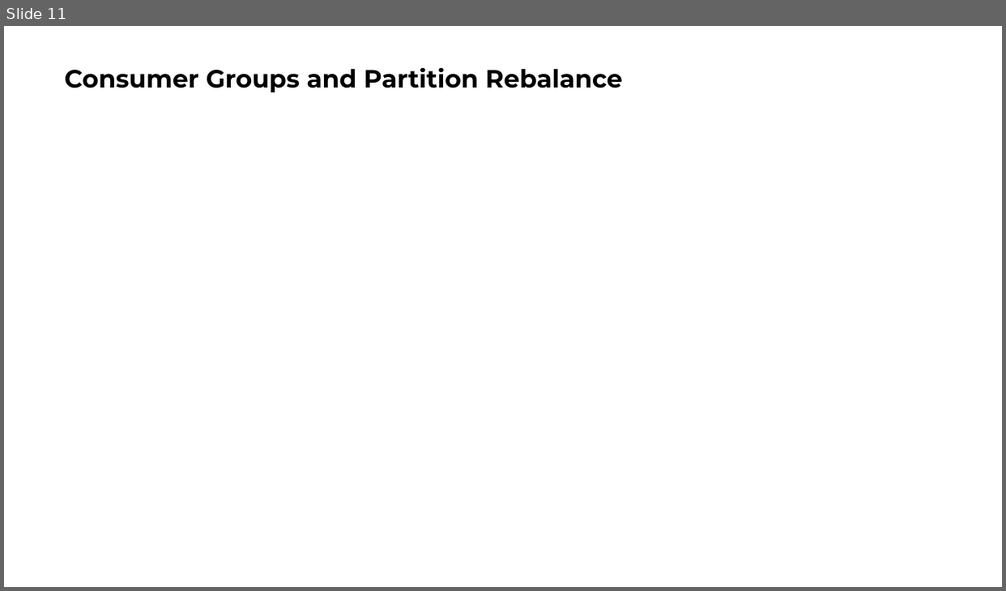
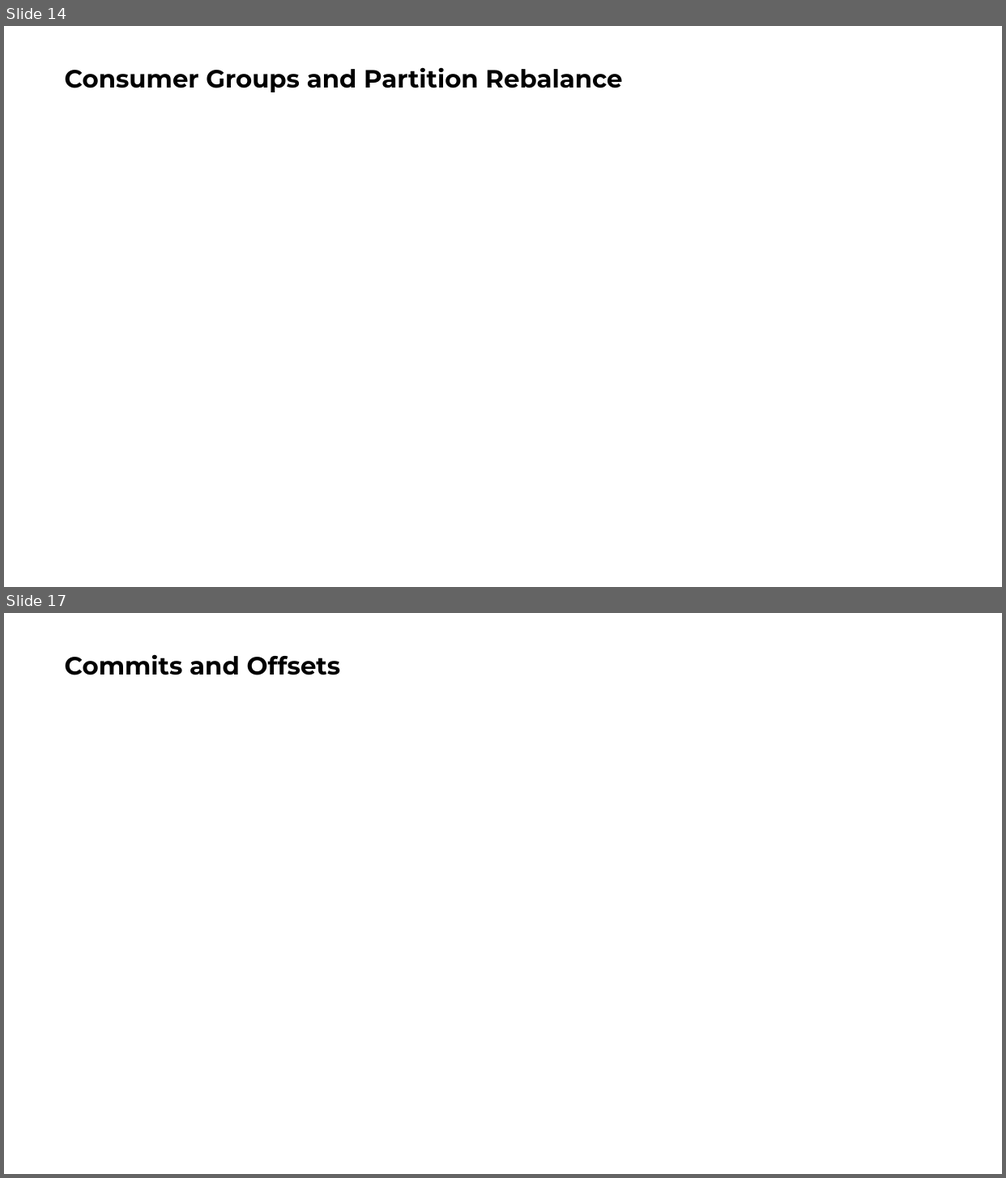
Before and after one commit to ngoctd314/books-note, a slide deck: Kafka Definitive Guide.pptx. Shown one above the other, each under a label of ours: slide 11 before the commit, slides 14 and 17 after it; the slides between them are not shown. The pictures are 1006x591 and 1006x1178 pixels, drawn with LibreOffice and Linux fonts; fonts in the diff are those of the drawing. Boxes give left, top, right and bottom in pixels: in the first picture for what was removed or moved away, otherwise in the second. Text is boxed around its words. In the diff, an @@ line names an element or a change of style, - is before the commit and + after.

```diff
--- a/Kafka Definitive Guide.pptx
+++ b/Kafka Definitive Guide.pptx
@@ slide 17 added at (4,613,1002,1174), background #FFFFFF @@
@@ title added at (65,654,341,675), 24 pt, text #000000, bold @@
+Commits and Offsets
@@ what was slide 11 is now slide 14 @@
```
Also in this commit, not shown: 2 slides changed, 8 other slides added, 5 slides removed, 3 other files.
